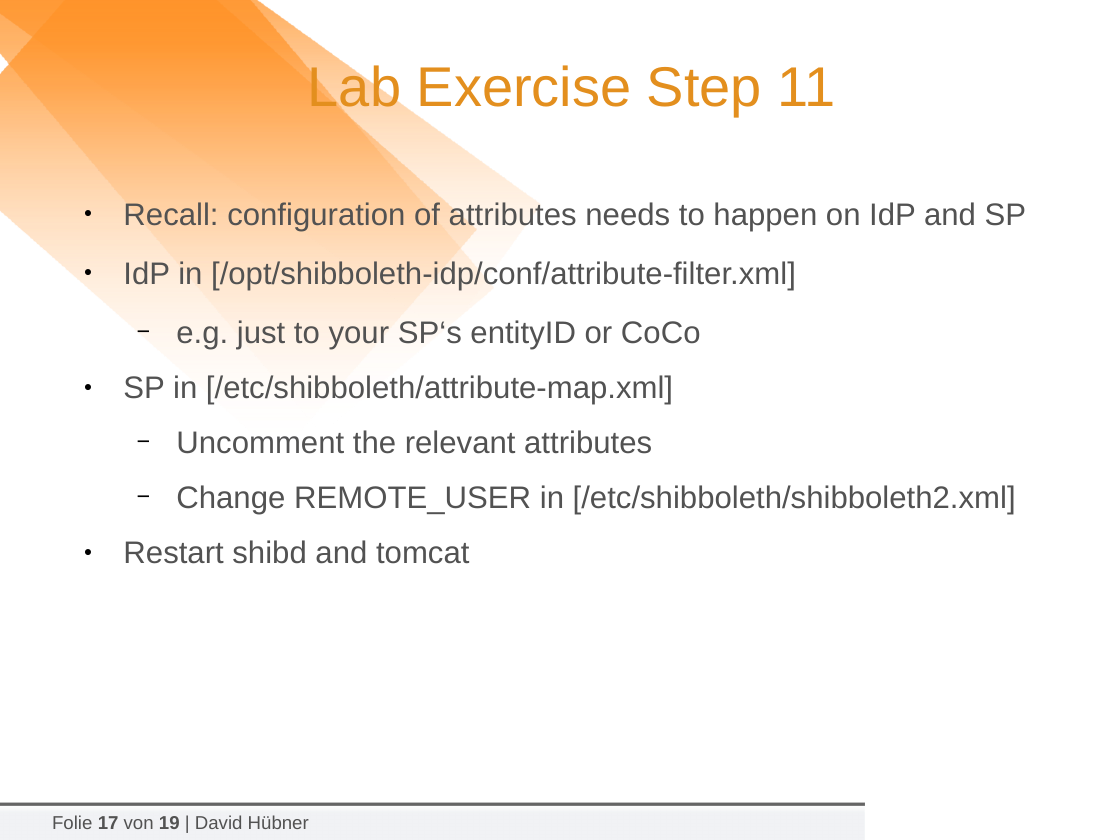
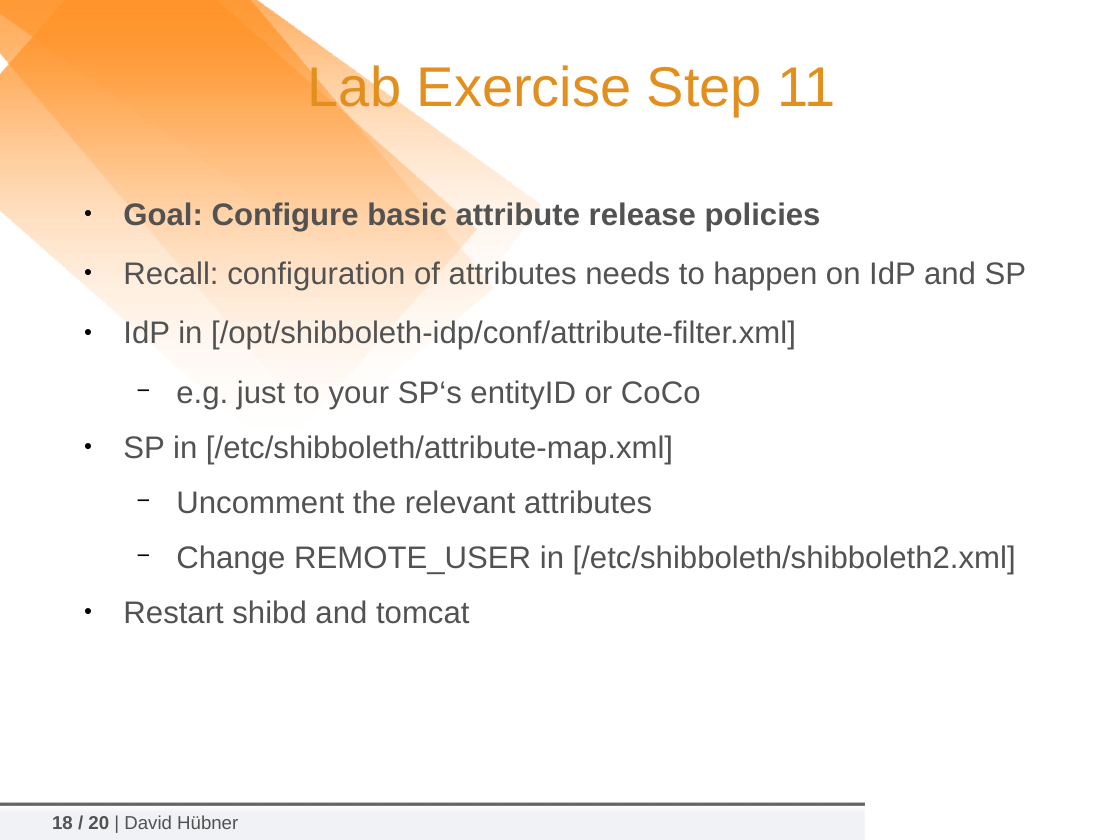
Before and after one commit to tiime2018/lab1, a slide deck: slide 18 of slides/2018-02-06_TIIME-Shibboleth-07-Hands-On.odp (slide 17 before the commit). Drawn at 1120x840 pixels with LibreOffice and Linux fonts; fonts in the diff are those of the drawing; background and template pictures are left out. Boxes give left, top, right and bottom in pixels: in the first picture for what was removed or moved away, otherwise in the second. Text is boxed around its words. In the diff, an @@ line names an element or a change of style, - is before the commit and + after.

```diff
--- a/slides/2018-02-06_TIIME-Shibboleth-07-Hands-On.odp
+++ b/slides/2018-02-06_TIIME-Shibboleth-07-Hands-On.odp
@@ text at [123,200,821,231]: paragraph added @@
+● Goal: Configure basic attribute release policies
@@ text at [52,815,238,829]: text changed @@
-Folie 17 von 19 | David Hübner
+18 / 20 | David Hübner
```
Also in this commit, not shown: 15 other slides changed, 1 slide added, 1 other file.
